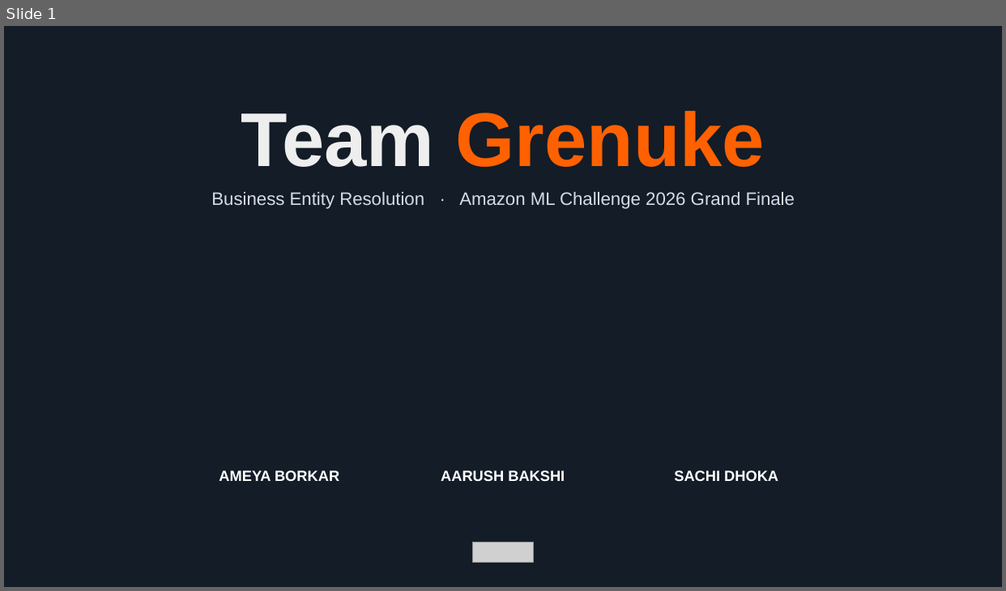
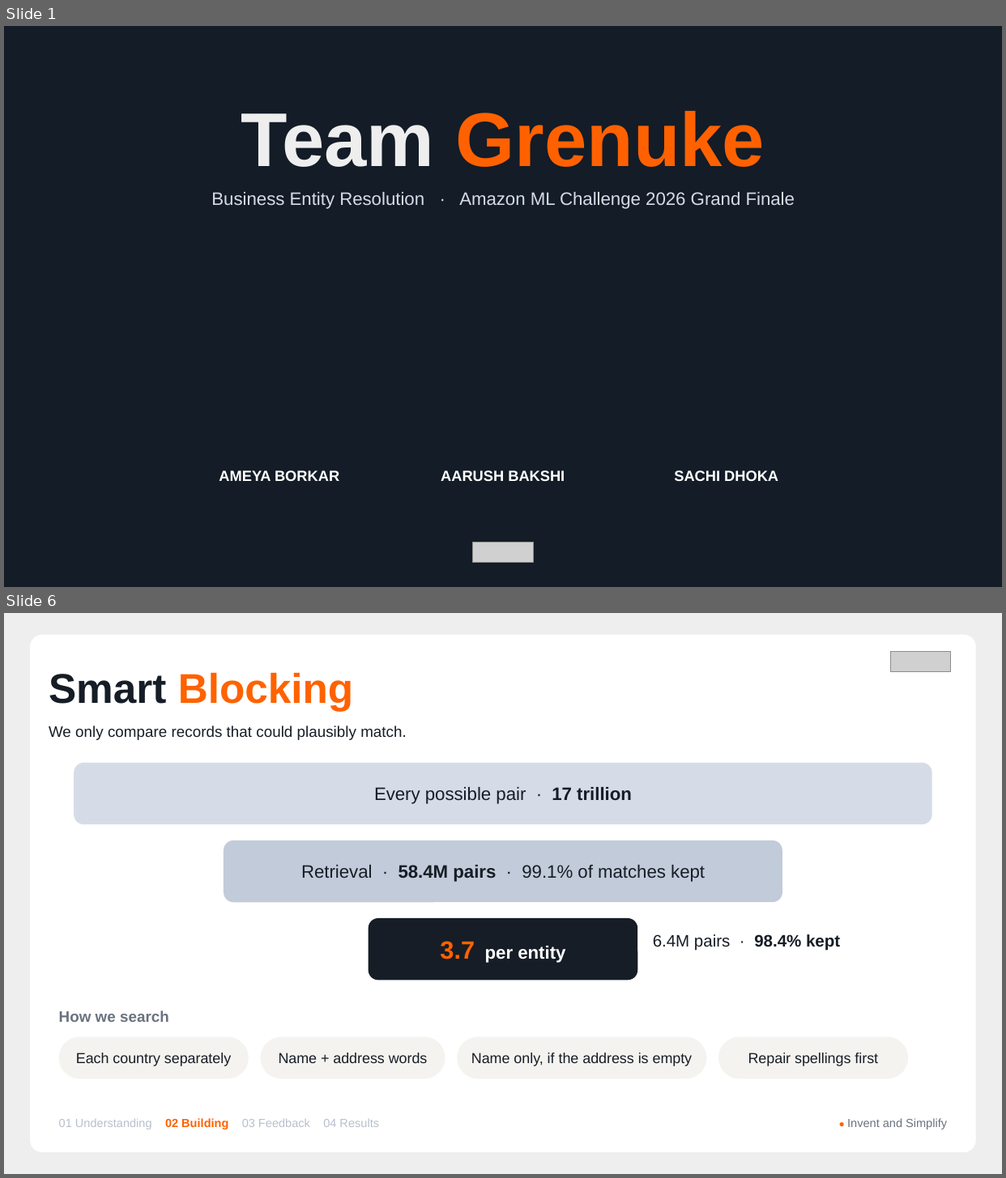
Before and after one commit to AmeyaBorkar/Grenuke, a slide deck: finale/Grenuke_Finale_Deck.pptx. Shown one above the other, each under a label of ours: slide 1 before the commit, slides 1 and 6 after it; the slides between them are not shown. The pictures are 1006x591 and 1006x1178 pixels, drawn with LibreOffice and Linux fonts; fonts in the diff are those of the drawing; grey boxes stand for pictures. Boxes give left, top, right and bottom in pixels: in the first picture for what was removed or moved away, otherwise in the second. Text is boxed around its words. In the diff, an @@ line names an element or a change of style, - is before the commit and + after.

```diff
--- a/finale/Grenuke_Finale_Deck.pptx
+++ b/finale/Grenuke_Finale_Deck.pptx
@@ slide 6 added at <box>4,613,1002,1174</box>, background #EEEEEE @@
@@ rounded rectangle added at <box>30,635,976,1153</box>, fill #FFFFFF @@
@@ picture added at <box>890,652,951,672</box> @@
@@ text added at <box>49,672,407,740</box>, 11 pt, text #161D26 @@
+Smart Blocking
+We only compare records that could plausibly match.
@@ rounded rectangle added at <box>74,763,932,824</box>, fill #D6DCE7 @@
@@ text added at <box>374,787,632,804</box>, 13 pt, text #161D26 @@
+Every possible pair · 17 trillion
@@ rounded rectangle added at <box>224,841,782,902</box>, fill #C2CBD9 @@
@@ text added at <box>301,865,705,882</box>, 13 pt, text #161D26 @@
+Retrieval · 58.4M pairs · 99.1% of matches kept
@@ rounded rectangle added at <box>368,918,637,980</box>, fill #161D26 @@
@@ text added at <box>440,941,565,963</box>, 13 pt, text #FFFFFF, bold @@
+3.7 per entity
@@ text added at <box>653,935,840,951</box>, 12 pt, text #161D26 @@
+6.4M pairs · 98.4% kept
@@ text added at <box>59,1011,169,1022</box>, 11 pt, text #6B7280, bold @@
+How we search
@@ rounded rectangle added at <box>59,1037,249,1079</box>, fill #F5F3EF, 10.5 pt, text #161D26 @@
+Each country separately
@@ rounded rectangle added at <box>261,1037,445,1079</box>, fill #F5F3EF, 10.5 pt, text #161D26 @@
+Name + address words
@@ rounded rectangle added at <box>457,1037,706,1079</box>, fill #F5F3EF, 10.5 pt, text #161D26 @@
+Name only, if the address is empty
@@ rounded rectangle added at <box>718,1037,908,1079</box>, fill #F5F3EF, 10.5 pt, text #161D26 @@
+Repair spellings first
@@ text added at <box>59,1118,379,1130</box>, 8.5 pt, text #B8C0CC @@
+01 Understanding 02 Building 03 Feedback 04 Results
@@ text added at <box>847,1118,947,1130</box>, 8.5 pt, text #6B7280 @@
+● Invent and Simplify
```
Also in this commit, not shown: 6 slides changed, 7 other slides added, 3 slides removed, 2 other files.
